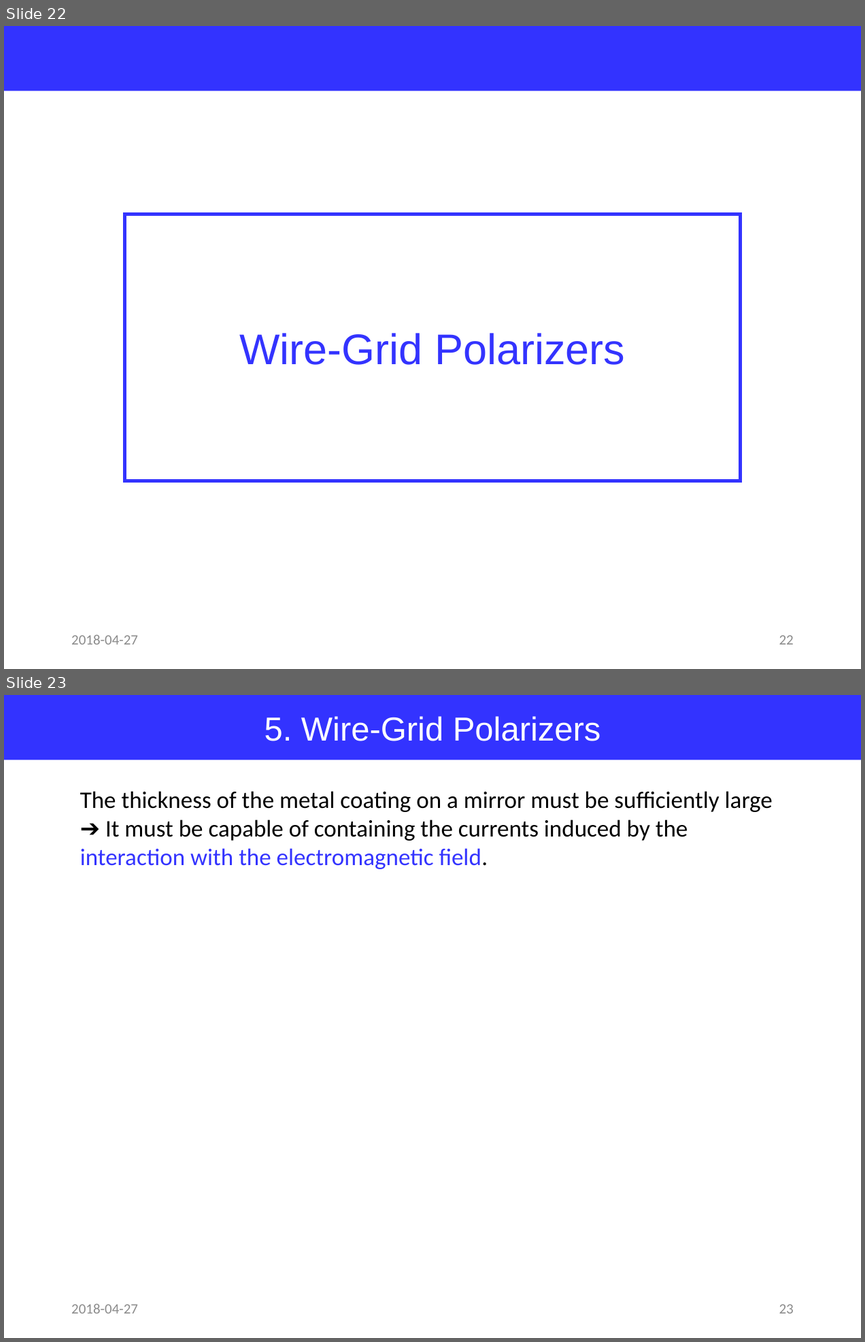
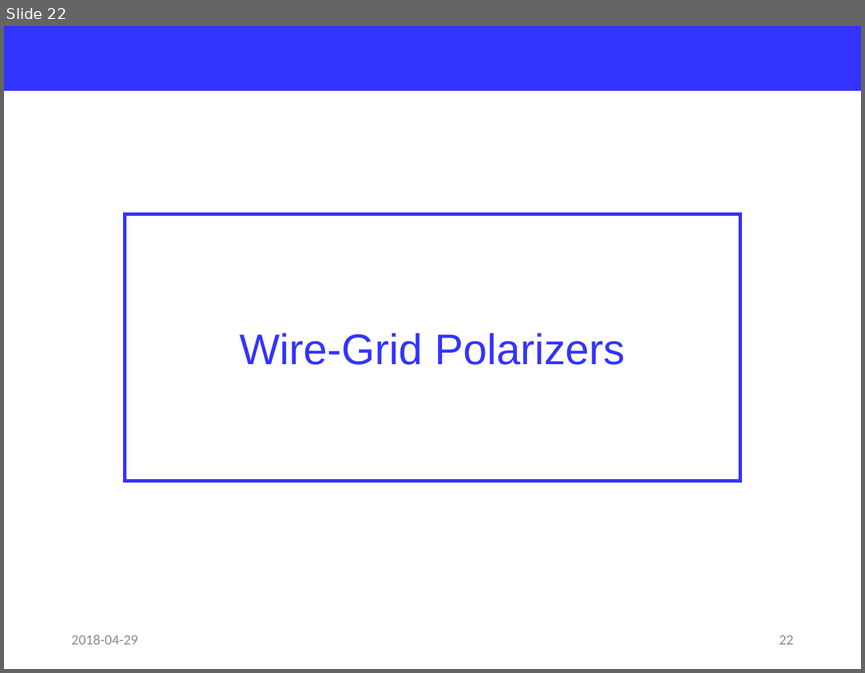
Before and after one commit to jglee96/NBTP_Lab, a slide deck: Terahertz Metrology/Ch8/Terahertz Metrology_Ch8.pptx. Shown one above the other, each under a label of ours: slides 22 and 23 before the commit, slide 22 after it. The pictures are 865x1342 and 865x673 pixels, drawn with LibreOffice and Linux fonts; fonts in the diff are those of the drawing. Boxes give left, top, right and bottom in pixels: in the first picture for what was removed or moved away, otherwise in the second. Text is boxed around its words. In the diff, an @@ line names an element or a change of style, - is before the commit and + after.

```diff
--- a/Terahertz Metrology/Ch8/Terahertz Metrology_Ch8.pptx
+++ b/Terahertz Metrology/Ch8/Terahertz Metrology_Ch8.pptx
@@ slide 23 removed at [4, 695, 861, 1338], background #FFFFFF @@
@@ rectangle removed at [4, 695, 861, 760] @@
-5. Wire-Grid Polarizers
@@ text removed at [80, 791, 772, 869] @@
-The thickness of the metal coating on a mirror must be sufficiently large
-➔ It must be capable of containing the currents induced by the interaction with the electromagnetic field.
@@ text removed at [71, 1304, 138, 1313] @@
-2018-04-27
@@ page number removed at [779, 1304, 793, 1313] @@
-23
@@ slide 22 changed as well @@
@@ text at [71, 635, 138, 644]: text changed @@
-2018-04-27
+2018-04-29
```
Also in this commit, not shown: 25 other slides changed, 3 slides added, 1 other slide removed, 3 other files.
